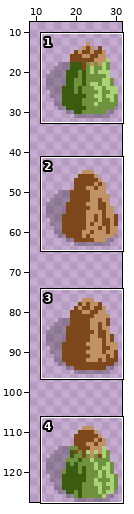
Edited in one commit: sprite sheet (res/tileset/mountain_clear.png). The first picture is a wide view before the edit; the outline marks the close-up.
Close-up. First the earlier version:
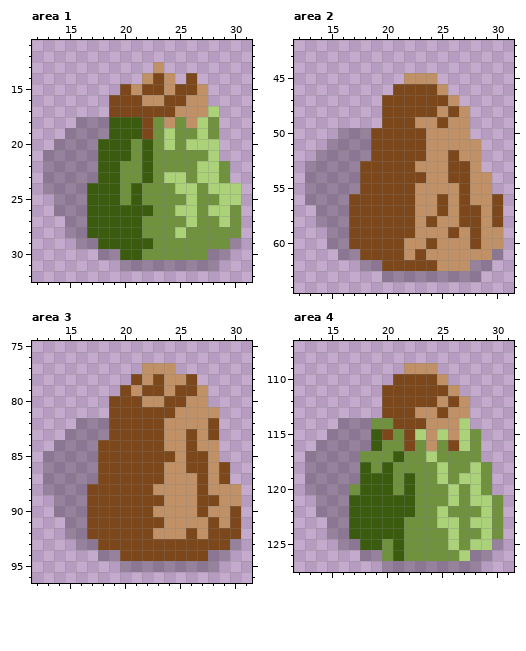
The file is 32x128 pixels. Shown: area 1: x 12..31, y 11..32; area 2: x 12..31, y 42..64; area 3: x 12..31, y 75..96; area 4: x 12..31, y 107..127. The wide view leaves out empty margins.
New version:
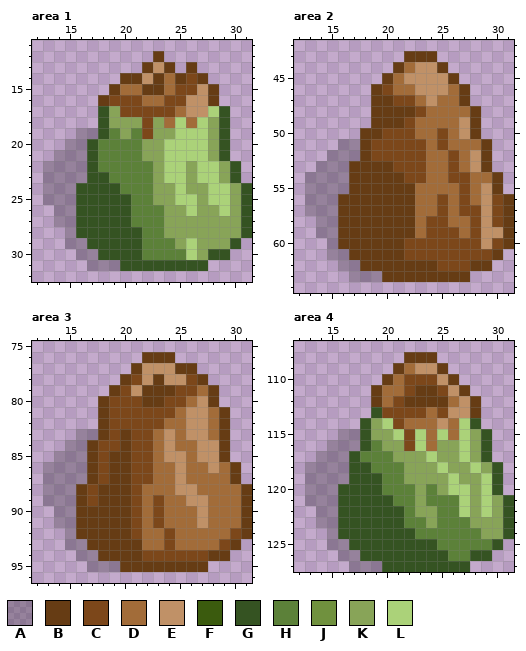
Palette (. is transparent): A #0000003c  B #663c14  C #7c471a  D #a26c39  E #c09167  F #3b5b0e  G #355322  H #5c8139  J #70913e  K #88a458  L #abd279
The edit:
Changed rows in their new state; - is an unchanged pixel.
Area 1:
first column x 13:
12 ----------B--------
13 ---------B-B-B-----
14 -------BB-BDB-B----
15 ------BDDBBD---B---
16 -----B---DD----B---
17 -----GK-----D---G--
18 ---..GKKK-KDLD-KG--
19 --.--GHKH-KKLL-KG--
20 -.--GHHHHKK-L--KG--
21 .---GHHHHKKLLLLKG--
22 ----GHHHHHKLLK--KG-
23 ----GGHHHHK--K--KG-
24 ---GGGGHHHKK-KK--KG
25 A--GGGGGHHKKL-KL-KG
26 ---GGGGGHHHKK-KK-KG
27 -A-GGGGGHHHKKKKKKKG
28 ---GGGGGGHHKKKKKKKG
29 --A-GGGGGHHHKLKKKG-
30 ---AAGGGGHHHHLKGG--
31 ----AAAGGGGGGGG.---
Area 2:
first column x 13:
43 ---------BBB-------
44 --------BDEEB------
45 -------BD---EB-----
46 ------BCDDEE-DB----
47 ------BB--DEDDB----
48 ------BBBB-DDDDB---
49 ------BBB-DDDD-B---
50 ---..BB---DDCD-B---
51 --.--B-----DCDDDB--
52 -.---B-----DD-D-B--
53 .---BBBB--CDD-D-B--
54 ----BBBBB--DD--DDB-
55 ----BBBBBBDDDD-D-B-
56 ---BBBBBBBDD-D-D--B
57 A--BBBBBBBDD-D----B
58 ---BBBBBBBD-CDD---B
59 -A-BBBBBBBDCC-D---B
60 ---BBBBBBCC-CCC--CB
61 --A-BBBBBC-CCCCCCB-
62 ---AABBBBBBBCCCBB--
63 ----AAABBBBBBBB.---
Area 3:
first column x 13:
76 ---------BBB-------
77 --------B---BB-----
78 -------B--B---B----
79 ------B--BBB--DB---
80 -----B---BB--D-B---
81 -----B------D--DB--
82 ---..B-----DD--DB--
83 --.--B-B--D-DE-DB--
84 -.--B--B--D-DD--B--
85 .---B-BB--DE-DE-B--
86 ----B-BB--DD-DD-DB-
87 ----B-BB--DD-DDDDB-
88 ---B-BBB-DDD--DDDDB
89 A--B-BBB-D-DD-EDDDB
90 ---BBBBB-DCDDDEDDDB
91 -A-BBBBB-D-DDD-DDDB
92 ---BBBBB-DDCDDDDD-B
93 --A-BBBBBDD-DDDD-B-
94 ---AABBBB------BB--
95 ----AAABBBBBBBB.---
Area 4:
first column x 13:
108 ---------BBB-------
109 --------BD--B------
110 -------BD----B-----
111 ------BDD-BB--B----
112 ------BD-BBBBD-B---
113 ------G---CD---B---
114 ---..GKL-DDD-D-G---
115 --.--GKKL--D-D-KG--
116 -.---GHKK-LDKK-KG--
117 .---GHHHKKK-KKLKG--
118 ----GGHHHKKK-KK-KG-
119 ----GGGHHKKKKLKKLG-
120 ---GGGGHHHKHK-LKLG-
121 A--GGGGGHHKHHHLK-KG
122 ---GGGGGGHKKHHLK-KG
123 -A-GGGGGGHHKHHHKKKG
124 ---GGGGGGGHHHHHHKKG
125 --A-GGGGGGGGHHHHHG-
126 ---AAGGGGGGGGHHGG--
127 ----AAAGGGGGGGG.---
